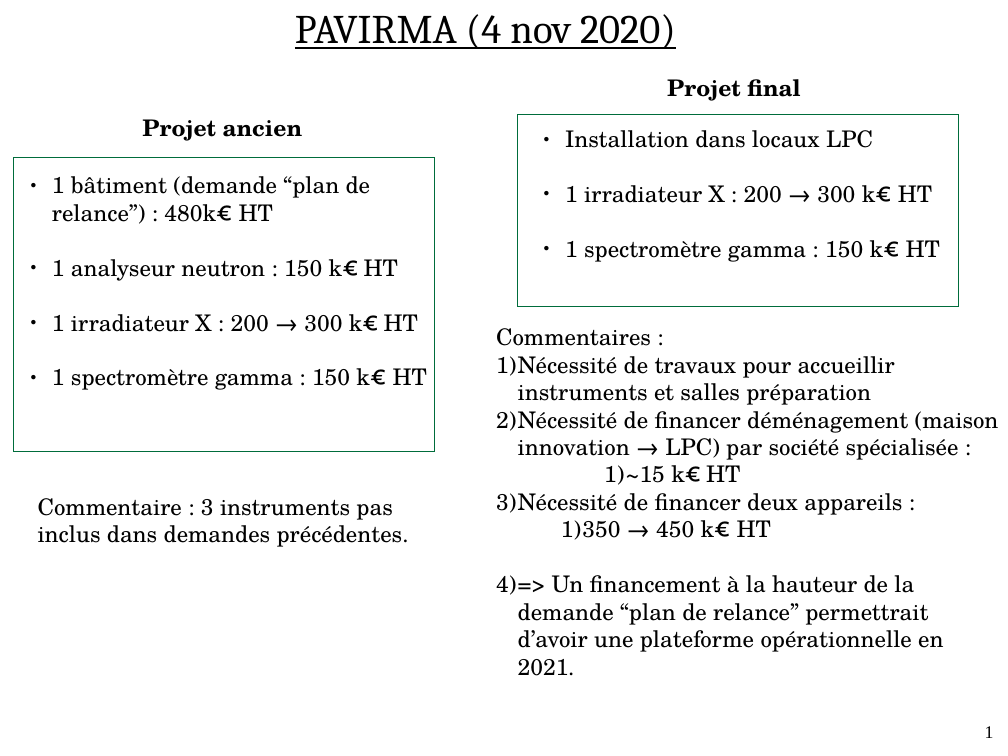
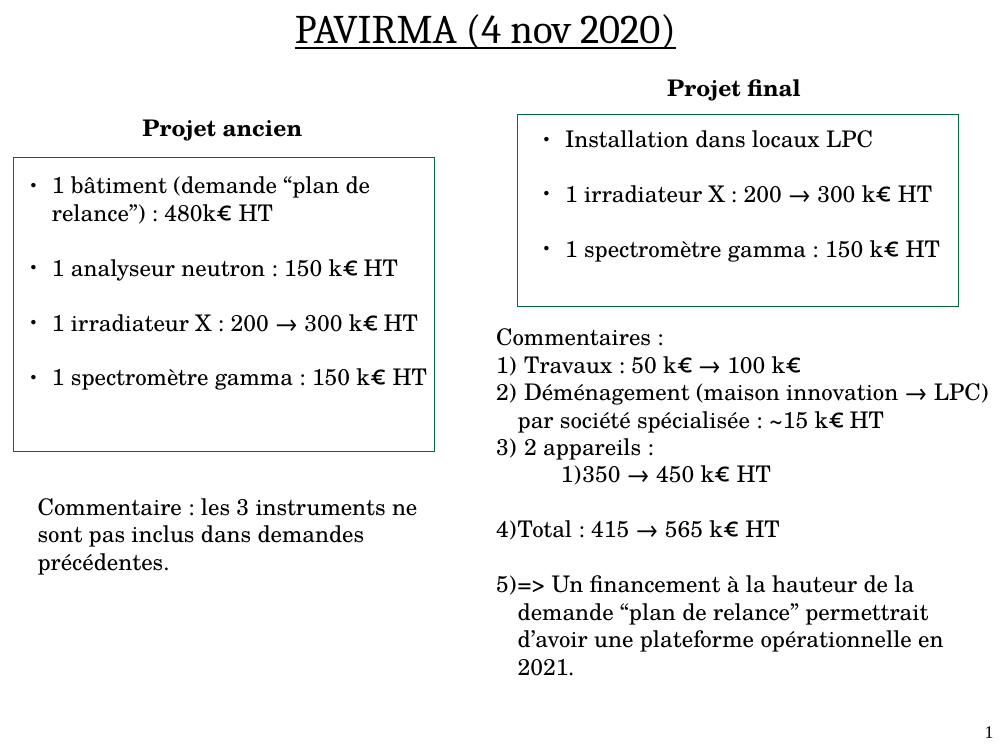
Before and after one commit to ebusato/talks-pavirma, a slide deck: slide 1 of 2020-11-04_PresentationALaPresidence/pavirma_2020-11-04.odp. Drawn at 1008x756 pixels with LibreOffice and Linux fonts; fonts in the diff are those of the drawing. Boxes give left, top, right and bottom in pixels: in the first picture for what was removed or moved away, otherwise in the second. Text is boxed around its words. In the diff, an @@ line names an element or a change of style, - is before the commit and + after.

```diff
--- a/2020-11-04_PresentationALaPresidence/pavirma_2020-11-04.odp
+++ b/2020-11-04_PresentationALaPresidence/pavirma_2020-11-04.odp
@@ text at [518, 356, 989, 460]: text changed @@
-1) Nécessité de travaux pour accueillir instruments et salles préparation
-2) Nécessité de financer déménagement (maison innovation → LPC) par société spécialisée :
-          1) ~15 k€ HT
-3) Nécessité de financer deux appareils :
+1) Travaux : 50 k€ → 100 k€
+2) Déménagement (maison innovation → LPC) par société spécialisée : ~15 k€ HT
+3) 2 appareils :
@@ text at [38, 498, 417, 575]: text changed @@
-Commentaire : 3 instruments pas inclus dans demandes précédentes.
+Commentaire : les 3 instruments ne sont pas inclus dans demandes précédentes.
@@ text at [496, 520, 779, 540]: paragraph added @@
+4) Total : 415 → 565 k€ HT
```
Also in this commit, not shown: 2 other files.
